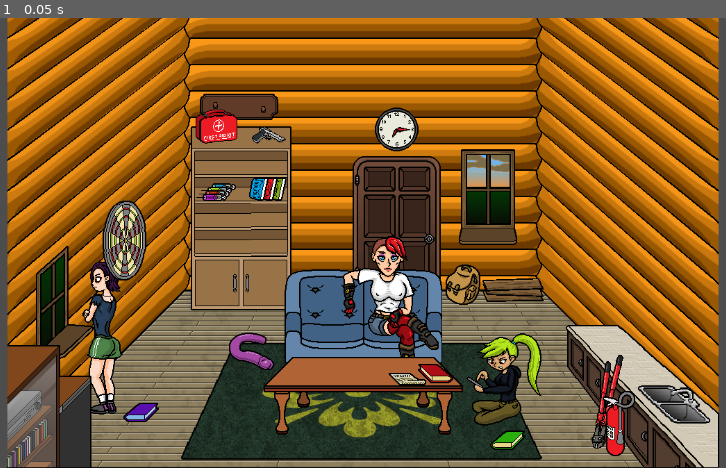
Above: before the commit, frame 1.
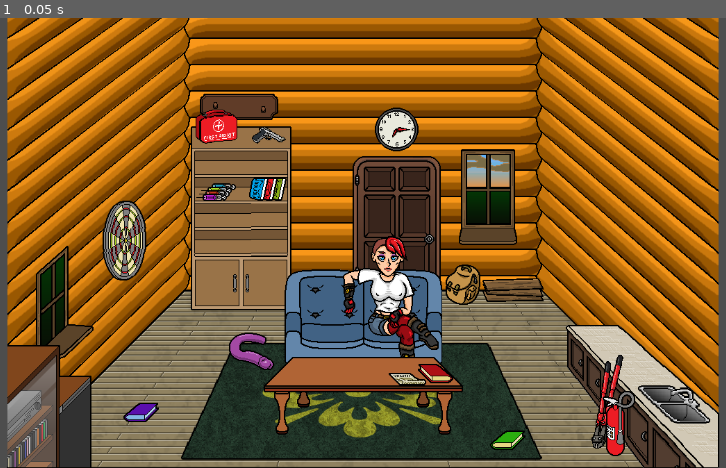
Above: after the commit, the same moment.

Repository: Official-Husko/69-days-after-oscgp
Game: Godot game, scene res://data/base/scenes/cabin_01.tscn
Same seed, same stepped clock (60 frames per second), same inputs: the game is played once before the commit and once after it.
Inputs:
- Up to frame 1 (0.05 s): no input

The runs differ from the first frame. In frame 1, 2.2% of the frame differs, in the area x 11-75%, y 54-91%.

Commit message:
some work done
refactor: ClothingComponent.gd should be more flexible
feat: upgrade to godot 4.2
feat: character scenes
feat: add basic en translation

Diff:
--- a/data/base/scenes/cabin_01.tscn
+++ b/data/base/scenes/cabin_01.tscn
@@ -7,14 +7,9 @@
 [ext_resource type="Texture2D" uid="uid://dcmdbtk1rlt3h" path="res://data/base/textures/furniture/wardrobe.png" id="5_856ru"]
 [ext_resource type="Texture2D" uid="uid://cfpii5hw33a0n" path="res://data/base/textures/building/door0.png" id="6_tk4sg"]
 [ext_resource type="Texture2D" uid="uid://yq1mu6mru3i6" path="res://data/base/textures/furniture/couch.png" id="7_arbgn"]
-[ext_resource type="Texture2D" uid="uid://dhy5muil6m60s" path="res://data/base/textures/characters/scarlet/scarlet_clothes1.png" id="8_hg1q3"]
-[ext_resource type="Script" path="res://data/base/scripts/HealthComponent.gd" id="9_d71xj"]
-[ext_resource type="Script" path="res://data/base/scripts/ClothingComponent.gd" id="10_0rbo3"]
-[ext_resource type="Texture2D" uid="uid://cgrr6fsi72lw4" path="res://data/base/textures/characters/scarlet/scarlet_cum5.png" id="11_6u6tc"]
-[ext_resource type="Texture2D" uid="uid://bpn7bpjhw1n8v" path="res://data/base/textures/characters/raven/raven_clothes1.png" id="12_2l55p"]
-[ext_resource type="Texture2D" uid="uid://b63ntgaclxpiq" path="res://data/base/textures/characters/raven/raven_cum5.png" id="13_e14d1"]
-[ext_resource type="Texture2D" uid="uid://dfshwruhdp7pp" path="res://data/base/textures/characters/juniper/juniper_clothes.png" id="14_plall"]
-[ext_resource type="Texture2D" uid="uid://cfa30wivwg64g" path="res://data/base/textures/characters/juniper/juniper_cum5.png" id="15_hf4yf"]
+[ext_resource type="PackedScene" uid="uid://c0uyeaou2xc3y" path="res://data/base/scenes/characters/scarlet.tscn" id="8_ox8y5"]
+[ext_resource type="PackedScene" uid="uid://bxloqxv4ih31j" path="res://data/base/scenes/characters/raven.tscn" id="9_xj0n0"]
+[ext_resource type="PackedScene" uid="uid://ixi5bftrgtxj" path="res://data/base/scenes/characters/juniper.tscn" id="10_y5bci"]
 [ext_resource type="Texture2D" uid="uid://0uk2atiji0uv" path="res://data/base/textures/furniture/counter.png" id="16_l24ag"]
 [ext_resource type="Texture2D" uid="uid://cvn8s7kgy4ehe" path="res://data/base/textures/items/boltcutters.png" id="17_fcj2d"]
 [ext_resource type="Texture2D" uid="uid://cw423kbo3vv1n" path="res://data/base/textures/items/fireextinguisher.png" id="18_j8oy2"]
@@ -84,40 +79,16 @@
 
 [node name="Characters" type="Node2D" parent="."]
 
-[node name="Scarlet" type="Sprite2D" parent="Characters"]
+[node name="Scarlet" parent="Characters" instance=ExtResource("8_ox8y5")]
 position = Vector2(616, 408)
-texture = ExtResource("8_hg1q3")
-
-[node name="HealthComponent" type="Node2D" parent="Characters/Scarlet"]
-script = ExtResource("9_d71xj")
-
-[node name="ClothingComponent" type="Node2D" parent="Characters/Scarlet"]
-script = ExtResource("10_0rbo3")
-
-[node name="ScarletCum" type="Sprite2D" parent="Characters/Scarlet"]
+
+[node name="Raven" parent="Characters" instance=ExtResource("9_xj0n0")]
 visible = false
-texture = ExtResource("11_6u6tc")
-
-[node name="Raven" type="Sprite2D" parent="Characters"]
 position = Vector2(200.75, 453.31)
-scale = Vector2(1.07759, 1.07759)
-texture = ExtResource("12_2l55p")
-
-[node name="RavenCum" type="Sprite2D" parent="Characters/Raven"]
+
+[node name="Juniper" parent="Characters" instance=ExtResource("10_y5bci")]
 visible = false
-position = Vector2(0.695999, 0.0640259)
-scale = Vector2(0.975993, 0.975993)
-texture = ExtResource("13_e14d1")
-
-[node name="Juniper" type="Sprite2D" parent="Characters"]
 position = Vector2(776, 512)
-texture = ExtResource("14_plall")
-flip_h = true
-
-[node name="JuniperCum" type="Sprite2D" parent="Characters/Juniper"]
-visible = false
-texture = ExtResource("15_hf4yf")
-flip_h = true
 
 [node name="Counter" type="Sprite2D" parent="."]
 position = Vector2(977.75, 536.75)
--- /dev/null
+++ b/data/base/scenes/characters/amber.tscn
@@ -0,0 +1,21 @@
+[gd_scene load_steps=5 format=3 uid="uid://17kg1h4cdoog"]
+
+[ext_resource type="Texture2D" uid="uid://b8bbgdvh6ymuu" path="res://data/base/textures/characters/amber/amber_clothes1.png" id="1_3yssn"]
+[ext_resource type="Texture2D" uid="uid://n01thne8hrun" path="res://data/base/textures/characters/amber/amberCum0.png" id="2_oo8tq"]
+[ext_resource type="Script" path="res://data/base/scripts/HealthComponent.gd" id="2_w7saa"]
+[ext_resource type="Script" path="res://data/base/scripts/ClothingComponent.gd" id="3_uncav"]
+
+[node name="Amber" type="Node2D"]
+
+[node name="Texture" type="Sprite2D" parent="."]
+texture = ExtResource("1_3yssn")
+
+[node name="Cum" type="Sprite2D" parent="."]
+visible = false
+texture = ExtResource("2_oo8tq")
+
+[node name="HealthComponent" type="Node2D" parent="."]
+script = ExtResource("2_w7saa")
+
+[node name="ClothingComponent" type="Node2D" parent="."]
+script = ExtResource("3_uncav")
--- /dev/null
+++ b/data/base/scenes/characters/juniper.tscn
@@ -0,0 +1,23 @@
+[gd_scene load_steps=5 format=3 uid="uid://ixi5bftrgtxj"]
+
+[ext_resource type="Texture2D" uid="uid://dfshwruhdp7pp" path="res://data/base/textures/characters/juniper/juniper_clothes.png" id="1_wj41l"]
+[ext_resource type="Texture2D" uid="uid://wgleu8vpd8nw" path="res://data/base/textures/characters/juniper/juniper_cum1.png" id="2_n64nw"]
+[ext_resource type="Script" path="res://data/base/scripts/HealthComponent.gd" id="3_u8tc6"]
+[ext_resource type="Script" path="res://data/base/scripts/ClothingComponent.gd" id="4_jxi4c"]
+
+[node name="Juniper" type="Node2D"]
+
+[node name="Texture" type="Sprite2D" parent="."]
+texture = ExtResource("1_wj41l")
+flip_h = true
+
+[node name="Cum" type="Sprite2D" parent="."]
+visible = false
+texture = ExtResource("2_n64nw")
+flip_h = true
+
+[node name="HealthComponent" type="Node2D" parent="."]
+script = ExtResource("3_u8tc6")
+
+[node name="ClothingComponent" type="Node2D" parent="."]
+script = ExtResource("4_jxi4c")
--- /dev/null
+++ b/data/base/scenes/characters/raven.tscn
@@ -0,0 +1,21 @@
+[gd_scene load_steps=5 format=3 uid="uid://bxloqxv4ih31j"]
+
+[ext_resource type="Texture2D" uid="uid://bc1ij6wfp4ldm" path="res://data/base/textures/characters/raven/raven_clothes.png" id="1_o13y8"]
+[ext_resource type="Texture2D" uid="uid://tdy8tt7kabit" path="res://data/base/textures/characters/raven/raven_cum1.png" id="2_6pt4h"]
+[ext_resource type="Script" path="res://data/base/scripts/HealthComponent.gd" id="2_g7j4n"]
+[ext_resource type="Script" path="res://data/base/scripts/ClothingComponent.gd" id="3_nhj18"]
+
+[node name="Raven" type="Node2D"]
+
+[node name="Texture" type="Sprite2D" parent="."]
+texture = ExtResource("1_o13y8")
+
+[node name="Cum" type="Sprite2D" parent="."]
+visible = false
+texture = ExtResource("2_6pt4h")
+
+[node name="HealthComponent" type="Node2D" parent="."]
+script = ExtResource("2_g7j4n")
+
+[node name="ClothingComponent" type="Node2D" parent="."]
+script = ExtResource("3_nhj18")
--- a/data/base/scenes/characters/scarlet.tscn
+++ b/data/base/scenes/characters/scarlet.tscn
@@ -1,13 +1,18 @@
-[gd_scene load_steps=3 format=3 uid="uid://c0uyeaou2xc3y"]
+[gd_scene load_steps=5 format=3 uid="uid://c0uyeaou2xc3y"]
 
+[ext_resource type="Texture2D" uid="uid://dhy5muil6m60s" path="res://data/base/textures/characters/scarlet/scarlet_clothes1.png" id="1_5fqsg"]
 [ext_resource type="Script" path="res://data/base/scripts/HealthComponent.gd" id="1_5myrr"]
 [ext_resource type="Script" path="res://data/base/scripts/ClothingComponent.gd" id="2_8xl0k"]
+[ext_resource type="Texture2D" uid="uid://dp5vpisw18t5q" path="res://data/base/textures/characters/scarlet/cum/scarlet_cum1.png" id="2_qju4c"]
 
 [node name="Scarlet" type="Node2D"]
 
 [node name="Texture" type="Sprite2D" parent="."]
+texture = ExtResource("1_5fqsg")
 
 [node name="Cum" type="Sprite2D" parent="."]
+visible = false
+texture = ExtResource("2_qju4c")
 
 [node name="HealthComponent" type="Node2D" parent="."]
 script = ExtResource("1_5myrr")
--- /dev/null
+++ b/data/base/scenes/characters/snow.tscn
@@ -0,0 +1,23 @@
+[gd_scene load_steps=5 format=3 uid="uid://b7vsle2cg8wrq"]
+
+[ext_resource type="Texture2D" uid="uid://bwsm58u2q4hge" path="res://data/base/textures/characters/snow/snowC100.png" id="1_pihs1"]
+[ext_resource type="Texture2D" uid="uid://d1qjb6jjjtaoo" path="res://data/base/textures/characters/snow/snowCum4.png" id="2_27dqg"]
+[ext_resource type="Script" path="res://data/base/scripts/HealthComponent.gd" id="3_c76t3"]
+[ext_resource type="Script" path="res://data/base/scripts/ClothingComponent.gd" id="4_66tt4"]
+
+[node name="Snow" type="Node2D"]
+
+[node name="Texture" type="Sprite2D" parent="."]
+position = Vector2(8, 0)
+texture = ExtResource("1_pihs1")
+
+[node name="Cum" type="Sprite2D" parent="."]
+visible = false
+position = Vector2(8, 0)
+texture = ExtResource("2_27dqg")
+
+[node name="HealthComponent" type="Node2D" parent="."]
+script = ExtResource("3_c76t3")
+
+[node name="ClothingComponent" type="Node2D" parent="."]
+script = ExtResource("4_66tt4")
--- a/data/base/scripts/Clock.gd
+++ b/data/base/scripts/Clock.gd
@@ -8,14 +8,19 @@
 			# Access the Characters node within the cabin_01
 			var characters_node = get_parent().get_node("Characters")
 
+			for child in characters_node.get_children():
+				print(child.name)
+
 			# Iterate through the children of the Characters node
 			for child in characters_node.get_children():
-				if child is Sprite2D:  # Adjust this condition based on the actual type of your character nodes
+				if child is Node2D:  # Adjust this condition based on the actual type of your character nodes
 					# Check if HealthComponent and ClothingComponent exist for each character
-					if child.has_node("HealthComponent"):
+					if child.has_node("HealthComponent") and child.name.to_lower() == "scarlet2":
+						print("Found HealthComponent on " + child.name + "!")
 						var health_component = child.get_node("HealthComponent")
 						health_component.damage(25)
 
-					if child.has_node("ClothingComponent"):
+					if child.has_node("ClothingComponent") and child.name.to_lower() == "scarlet":
+						print("Found ClothingComponent on " + child.name + "!")
 						var clothing_component = child.get_node("ClothingComponent")
-						clothing_component.damage_clothing(25)
+						clothing_component.damage_clothing(5)
--- a/data/base/scripts/ClothingComponent.gd
+++ b/data/base/scripts/ClothingComponent.gd
@@ -1,10 +1,15 @@
 extends Node2D
 class_name ClothingComponent
 
+# Maximum health for the clothing
 @export var max_clothing_health: float = 100.0
+
+# Current health of the clothing
 var clothing_health : float
 
-var clothing_textures = [
+# Define a variable to store clothing textures
+# Each texture is a string representing the file path
+@export var clothing_textures = [
 	"res://data/base/textures/characters/scarlet/scarlet_clothes1.png",
 	"res://data/base/textures/characters/scarlet/scarlet_clothes2.png",
 	"res://data/base/textures/characters/scarlet/scarlet_clothes3.png",
@@ -22,26 +27,61 @@
 	"res://data/base/textures/characters/scarlet/scarlet_clothes15.png"
 ]
 
-@onready var parent_sprite = get_parent() as Sprite2D
+# Declare a variable to store the parent sprite
+@onready var parent_sprite = get_parent().get_node("Texture") as Sprite2D
 
+# Function called when the node is ready
 func _ready():
+	# Initialize the clothing health
 	clothing_health = max_clothing_health
+	print("clothing_health:" + str(clothing_health))
+
+	# Print the clothing textures
+	print("Clothing textures: " + str(clothing_textures))
+
+	# Print the length of the clothing textures
+	print("clothing_textures length: " + str(len(clothing_textures)))
+
+	# Update the clothing texture with the first texture in the list
+	force_update_clothing_texture(clothing_textures[0])
 
 func damage_clothing(amount: float):
+	# Print the amount of damage
 	print("Damage amount: " + str(amount))
 
-	# Check if the current clothing texture is at index 15
-	if clothing_health > 0 and clothing_health <= max_clothing_health - amount:
+	# Reduce the clothing health by the damage amount
+	if clothing_health > 0:
 		clothing_health -= amount
-		print("Clothing health: " + str(clothing_health))
 
-		# Calculate the clothing index based on the remaining health
-		var clothing_index = int(clothing_health / max_clothing_health * (len(clothing_textures) - 1))
-		clothing_index = clamp(clothing_index, 0, len(clothing_textures) - 1)
+	# Print the updated clothing health
+	print("Clothing health: " + str(clothing_health))
 
-		# Update the clothing texture based on the calculated index
-		var texture_path = clothing_textures[clothing_index]
-		print("Texture path: " + texture_path)
-		parent_sprite.texture = load(texture_path)
-	else:
-		print("Clothing is at texture 15. Skipping damage.")
+	# Update the clothing texture based on the current health
+	update_clothing_texture(clothing_health)
+
+func update_clothing_texture(clothing_health):
+	# Calculate the index of the clothing texture based on the clothing health
+	var clothing_index = int((max_clothing_health - clothing_health) / max_clothing_health * (len(clothing_textures) - 1))
+	print("Clothing index before: " + str(clothing_index))
+
+	# Clamp the clothing index to ensure it stays within the valid range
+	clothing_index = clamp(clothing_index, 0, len(clothing_textures) - 1)
+	print("Clothing index after: " + str(clothing_index))
+
+	# Get the path of the clothing texture based on the index
+	var texture_path = clothing_textures[clothing_index]
+	print("Texture path: " + texture_path)
+
+	# Load and set the texture of the parent sprite
+	parent_sprite.texture = load(texture_path)
+
+# This function updates the clothing texture of the parent sprite.
+# It takes in the path of the new texture and applies it to the parent sprite. Used for debugging and cheating purposes
+
+func force_update_clothing_texture(texture_path):
+	# Load the new texture using the provided path.
+	parent_sprite.texture = load(texture_path)
+
+# TODO: Add code to restore clothing
+func restore_clothing():
+	pass
--- a/data/base/scripts/HealthComponent.gd
+++ b/data/base/scripts/HealthComponent.gd
@@ -16,3 +16,6 @@
 	if health <= 0:
 		print("Character died!")
 		get_parent().queue_free()
+
+func restore():
+	health = max_health
--- a/project.godot
+++ b/project.godot
@@ -11,8 +11,9 @@
 [application]
 
 config/name="69 Days After OSCGP"
+config/tags=PackedStringArray("f95", "porn", "remake")
 run/main_scene="res://data/base/scenes/cabin_01.tscn"
-config/features=PackedStringArray("4.1", "GL Compatibility")
+config/features=PackedStringArray("4.2", "GL Compatibility")
 config/icon="res://Icon1.png"
 
 [display]
Not shown: 1 places in data/base/scenes/cabin_01.tscn that only renumber resources
Renamed: data/base/textures/characters/scarlet/scarlet_armor.png -> data/base/textures/characters/scarlet/armor/scarlet_armor.png
Not shown, changed: data/base/textures/characters/scarlet/armor/scarlet_armor.png.import
Binary file added: data/base/textures/characters/scarlet/clothes/clothes1.png
Not shown, changed: data/base/textures/characters/scarlet/clothes/clothes1.png.import
Renamed: data/base/textures/characters/scarlet/scarlet_cum1.png -> data/base/textures/characters/scarlet/cum/scarlet_cum1.png
Not shown, changed: data/base/textures/characters/scarlet/cum/scarlet_cum1.png.import
Renamed: data/base/textures/characters/scarlet/scarlet_cum2.png -> data/base/textures/characters/scarlet/cum/scarlet_cum2.png
Not shown, changed: data/base/textures/characters/scarlet/cum/scarlet_cum2.png.import
Renamed: data/base/textures/characters/scarlet/scarlet_cum3.png -> data/base/textures/characters/scarlet/cum/scarlet_cum3.png
Not shown, changed: data/base/textures/characters/scarlet/cum/scarlet_cum3.png.import
Renamed: data/base/textures/characters/scarlet/scarlet_cum4.png -> data/base/textures/characters/scarlet/cum/scarlet_cum4.png
(and 9 more such lines)
